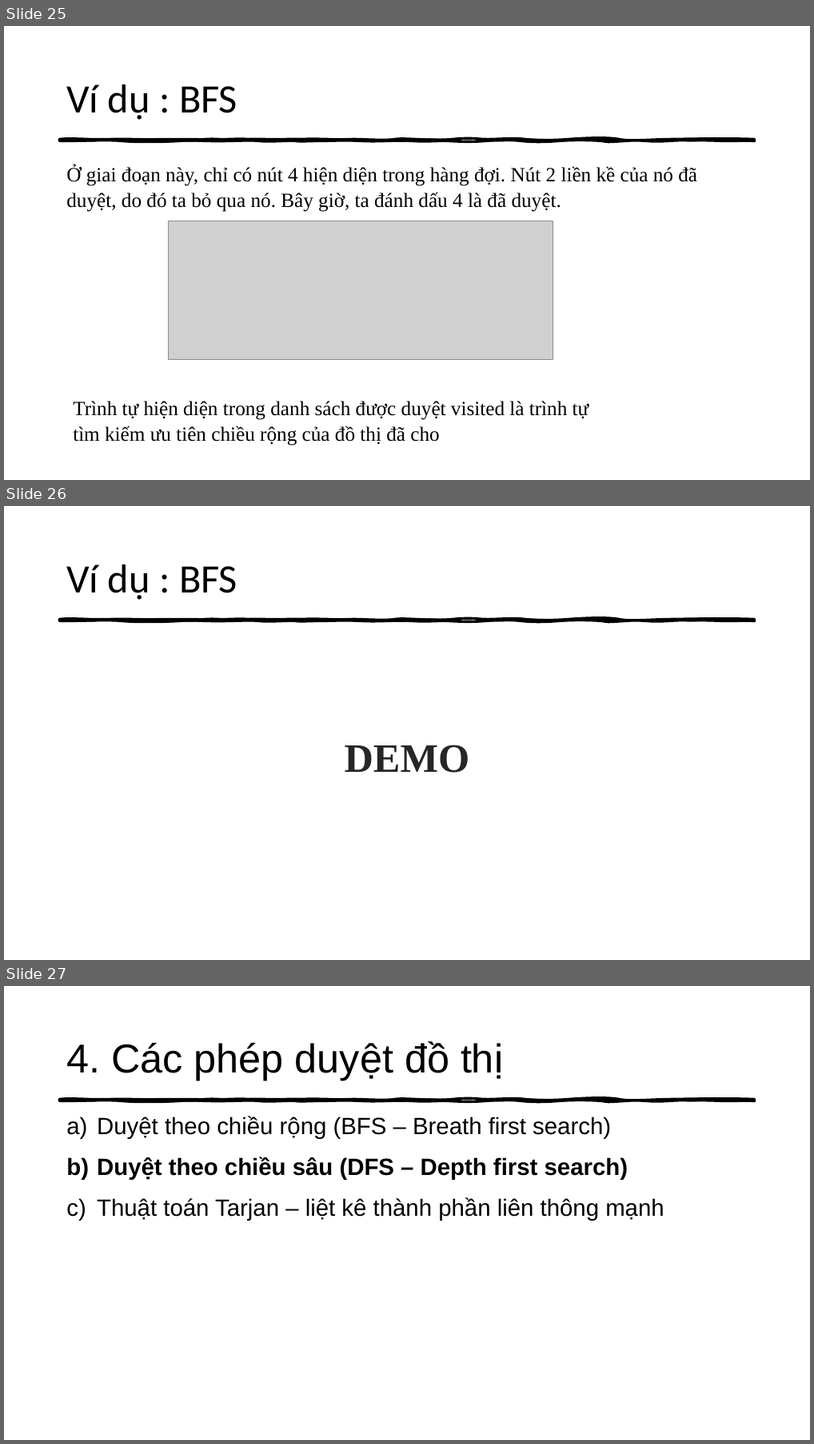
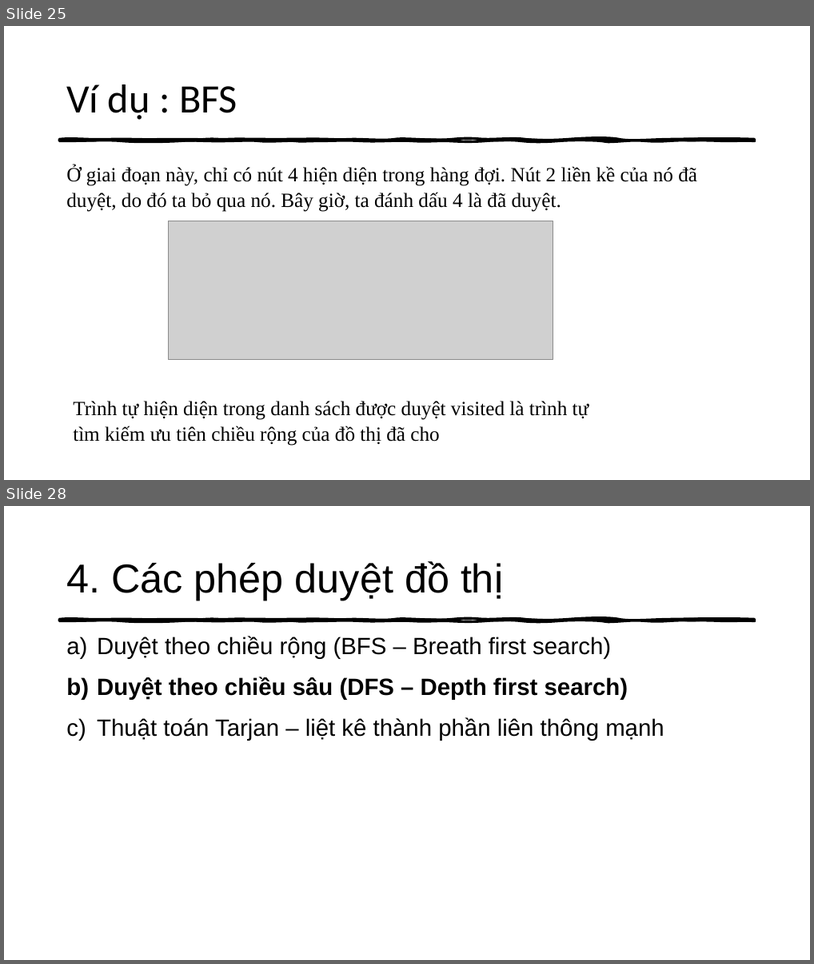
Before and after one commit to thathcmus/CTDL_GT, a slide deck: 1_Slide_Nhom2_Ca_Chieu_Cau_Truc_Du_Lieu_Do_Thi_Va_Ung_Dung.pptx. Shown one above the other, each under a label of ours: slides 25, 26 and 27 before the commit, slides 25 and 28 after it; the slides between them are not shown. The pictures are 814x1444 and 814x964 pixels, drawn with LibreOffice and Linux fonts; fonts in the diff are those of the drawing; grey boxes stand for pictures. Boxes give left, top, right and bottom in pixels: in the first picture for what was removed or moved away, otherwise in the second. Text is boxed around its words. In the diff, an @@ line names an element or a change of style, - is before the commit and + after.

```diff
--- a/1_Slide_Nhom2_Ca_Chieu_Cau_Truc_Du_Lieu_Do_Thi_Va_Ung_Dung.pptx
+++ b/1_Slide_Nhom2_Ca_Chieu_Cau_Truc_Du_Lieu_Do_Thi_Va_Ung_Dung.pptx
@@ slide 26 removed at (x1=4, y1=506, x2=810, y2=960), background #FFFFFF; not listed: 1 template element that a slide beside it also shows @@
@@ title removed at (x1=66, y1=564, x2=238, y2=600) @@
-Ví dụ : BFS
@@ text removed at (x1=345, y1=744, x2=470, y2=772) @@
-DEMO
@@ what was slide 27 is now slide 28 @@
```
Also in this commit, not shown: 7 slides changed, 8 slides added, 6 other slides removed, 3 other files.
